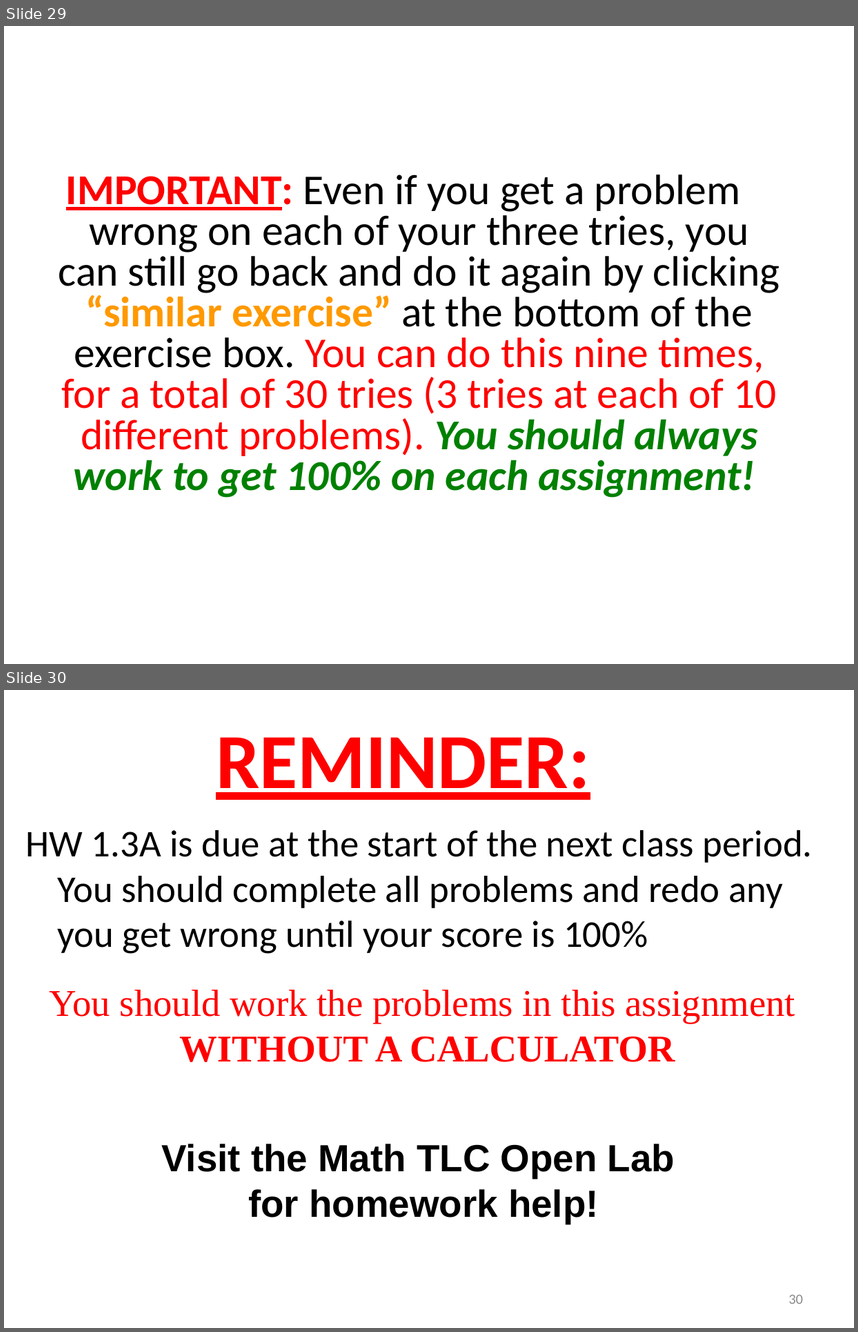
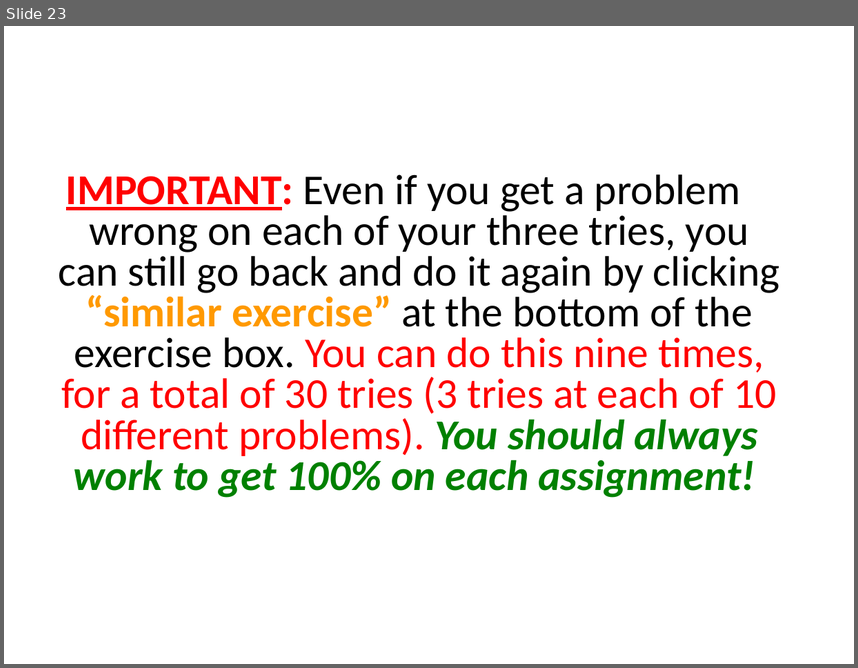
Before and after one commit to tyler-skorczewski-math/tyler-skorczewski-math.github.io, a slide deck: math90/Math90Lecture_1_3A.pptx. Shown one above the other, each under a label of ours: slides 29 and 30 before the commit, slide 23 after it. The pictures are 858x1332 and 858x668 pixels, drawn with LibreOffice and Linux fonts; fonts in the diff are those of the drawing. Boxes give left, top, right and bottom in pixels: in the first picture for what was removed or moved away, otherwise in the second. Text is boxed around its words. In the diff, an @@ line names an element or a change of style, - is before the commit and + after.

```diff
--- a/math90/Math90Lecture_1_3A.pptx
+++ b/math90/Math90Lecture_1_3A.pptx
@@ slide 30 removed at (x1=4, y1=690, x2=854, y2=1328), background #FFFFFF @@
@@ title removed at (x1=216, y1=737, x2=590, y2=800) @@
-REMINDER:
@@ text removed at (x1=26, y1=830, x2=813, y2=954) @@
-HW 1.3A is due at the start of the next class period. You should complete all problems and redo any you get wrong until your score is 100%
@@ text removed at (x1=49, y1=989, x2=795, y2=1062) @@
-You should work the problems in this assignment
-WITHOUT A CALCULATOR
@@ text removed at (x1=161, y1=1143, x2=675, y2=1223) @@
-Visit the Math TLC Open Lab
-for homework help!
@@ page number removed at (x1=789, y1=1294, x2=803, y2=1303) @@
-30
@@ what was slide 29 is now slide 23 @@
```
Also in this commit, not shown: 7 other slides removed, 6 other files.
